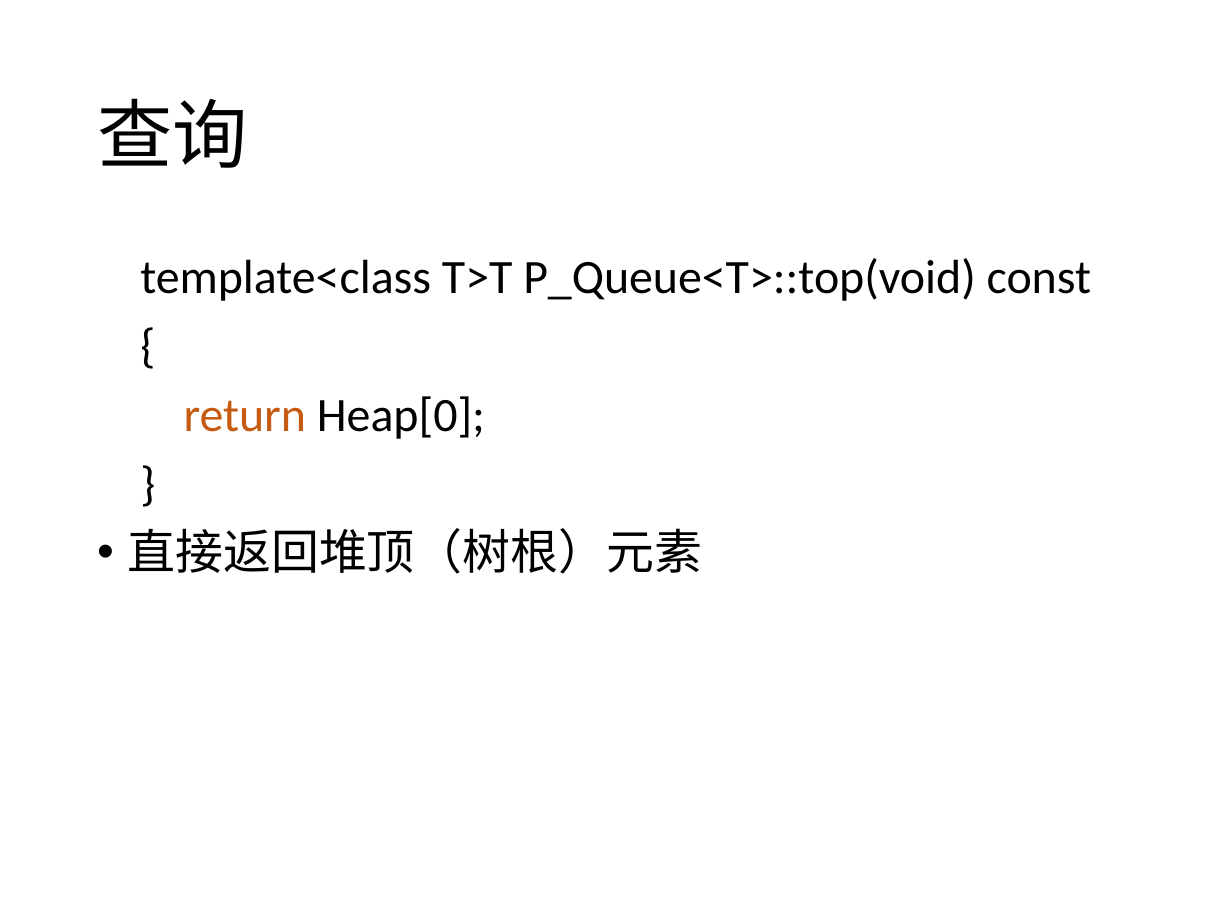
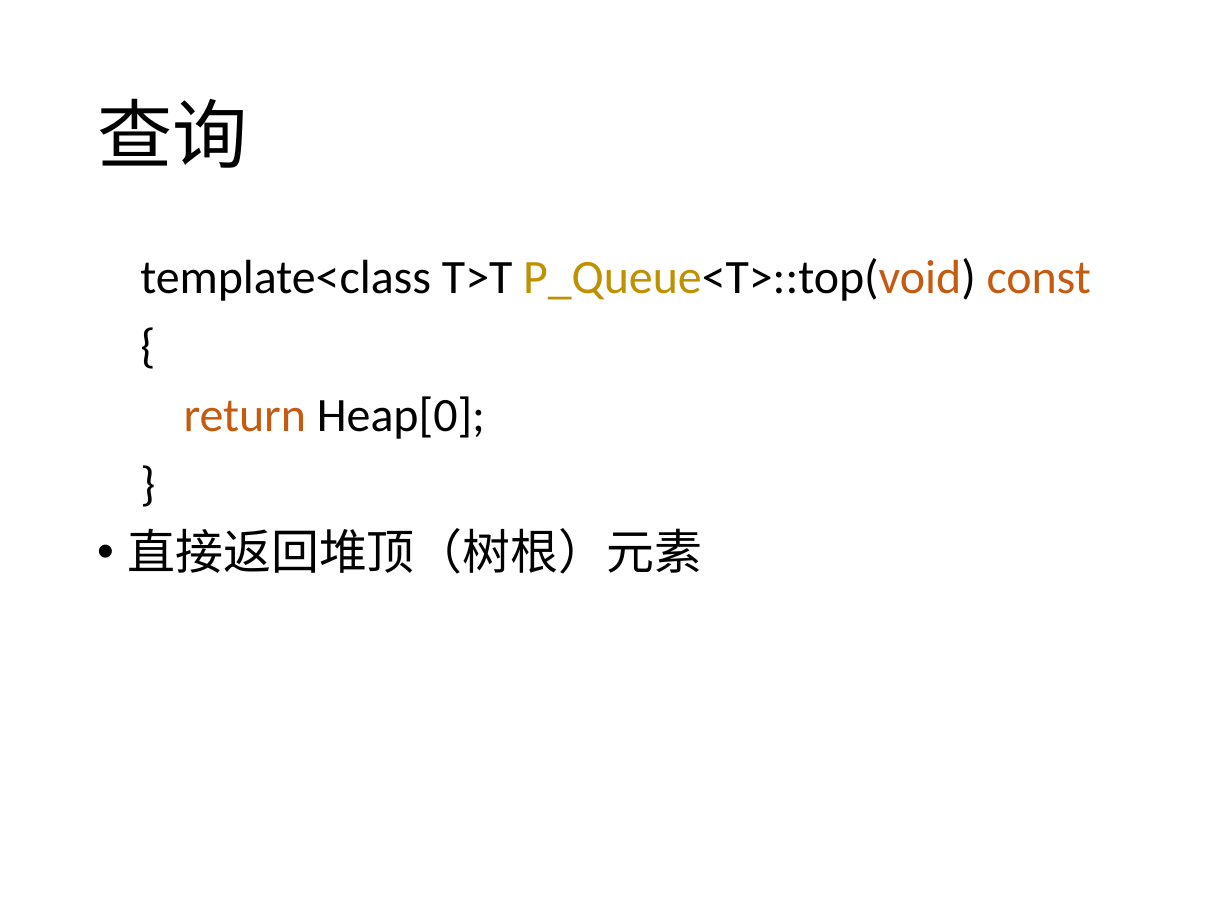
Before and after one commit to A0nameless0man/Pile, a slide deck: slide 13 of Algorithms/Data_Structure/HeapBasedPriorityQueue/Heap.pptx (slide 8 before the commit). Drawn at 1232x924 pixels with LibreOffice and Linux fonts; fonts in the diff are those of the drawing. Boxes give left, top, right and bottom in pixels: in the first picture for what was removed or moved away, otherwise in the second. Text is boxed around its words. In the diff, an @@ line names an element or a change of style, - is before the commit and + after.

```diff
--- a/Algorithms/Data_Structure/HeapBasedPriorityQueue/Heap.pptx
+++ b/Algorithms/Data_Structure/HeapBasedPriorityQueue/Heap.pptx
@@ text at <box>140,258,1091,301</box>: text colour #000000 to #BF9000 in "P_Queue<T>::top(void)"; text colour #000000 to #C55A11 in "P_Queue<T>::top(void) const" @@
```
Also in this commit, not shown: 1 other slide changed, 6 slides added.
